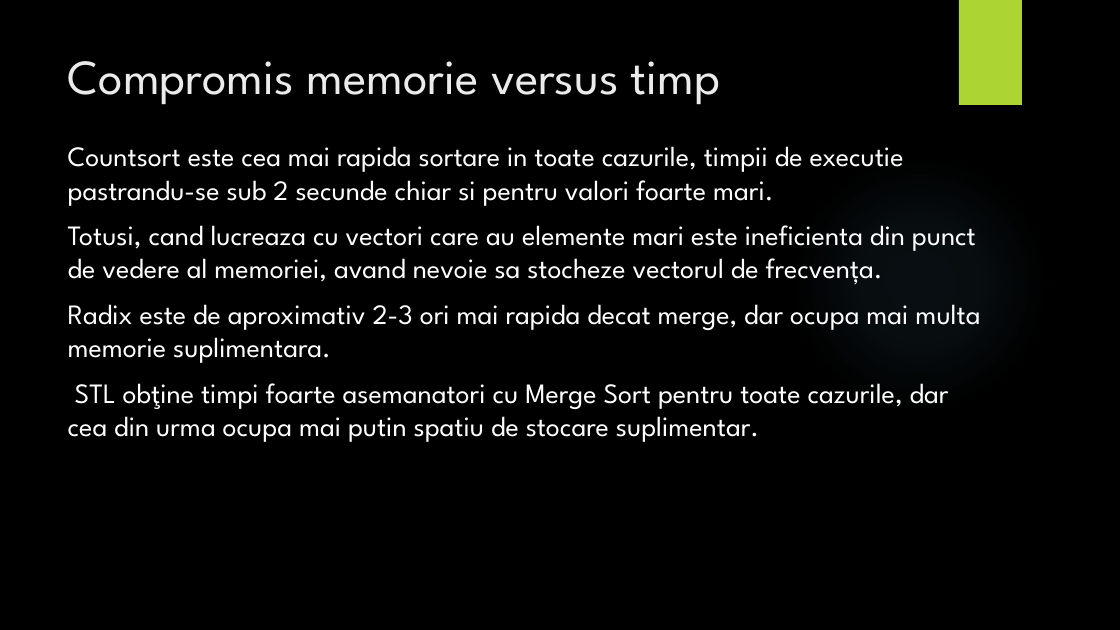
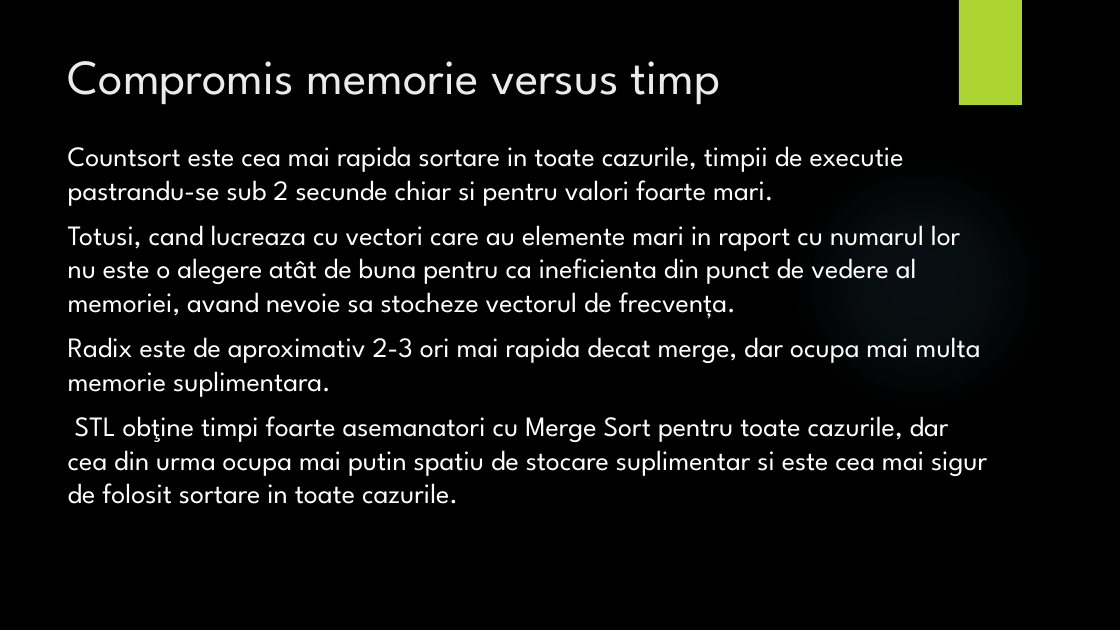
Before and after one commit to adelp13/Sorting-Algorithms, a slide deck: slide 7 of proiect1SD/Prezentare.pptx. Drawn at 1120x630 pixels with LibreOffice and Linux fonts; fonts in the diff are those of the drawing; background and template pictures are left out. Boxes give left, top, right and bottom in pixels: in the first picture for what was removed or moved away, otherwise in the second. Text is boxed around its words. In the diff, an @@ line names an element or a change of style, - is before the commit and + after.

```diff
--- a/proiect1SD/Prezentare.pptx
+++ b/proiect1SD/Prezentare.pptx
@@ text at (68, 225, 961, 319): text changed @@
-Totusi, cand lucreaza cu vectori care au elemente mari este ineficienta din punct de vedere al memoriei, avand nevoie sa stocheze vectorul de frecvența.
+Totusi, cand lucreaza cu vectori care au elemente mari in raport cu numarul lor nu este o alegere atât de buna pentru ca ineficienta din punct de vedere al memoriei, avand nevoie sa stocheze vectorul de frecvența.
@@ text at (68, 416, 987, 504): text changed @@
-STL obţine timpi foarte asemanatori cu Merge Sort pentru toate cazurile, dar cea din urma ocupa mai putin spatiu de stocare suplimentar.
+STL obţine timpi foarte asemanatori cu Merge Sort pentru toate cazurile, dar cea din urma ocupa mai putin spatiu de stocare suplimentar si este cea mai sigur de folosit sortare in toate cazurile.
```
Also in this commit, not shown: 2 other slides changed, 1 slide removed, 8 other files.
